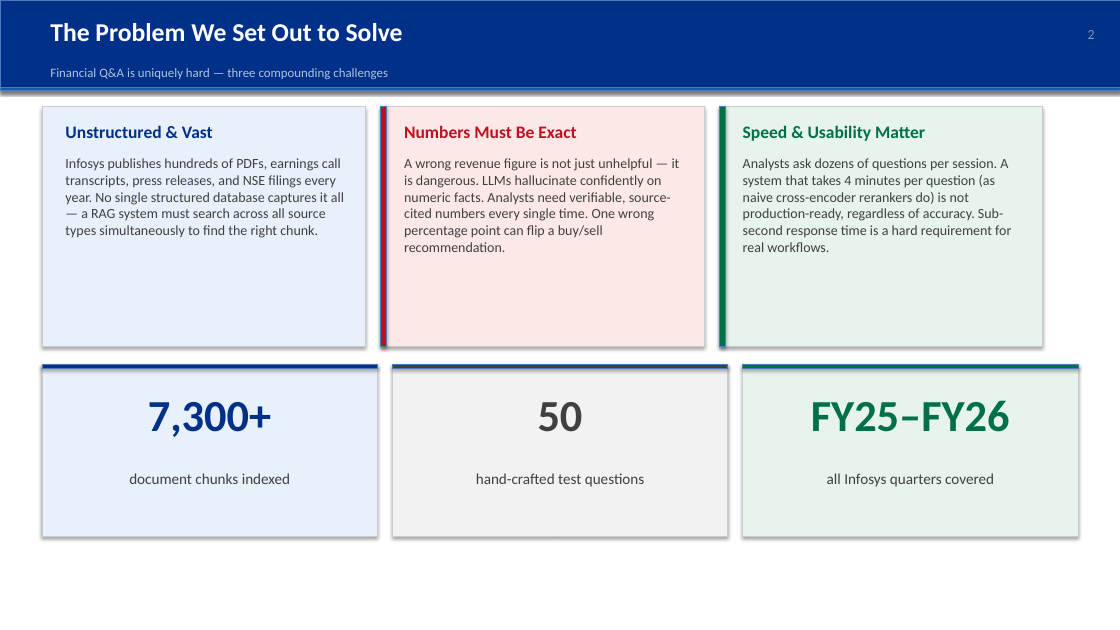
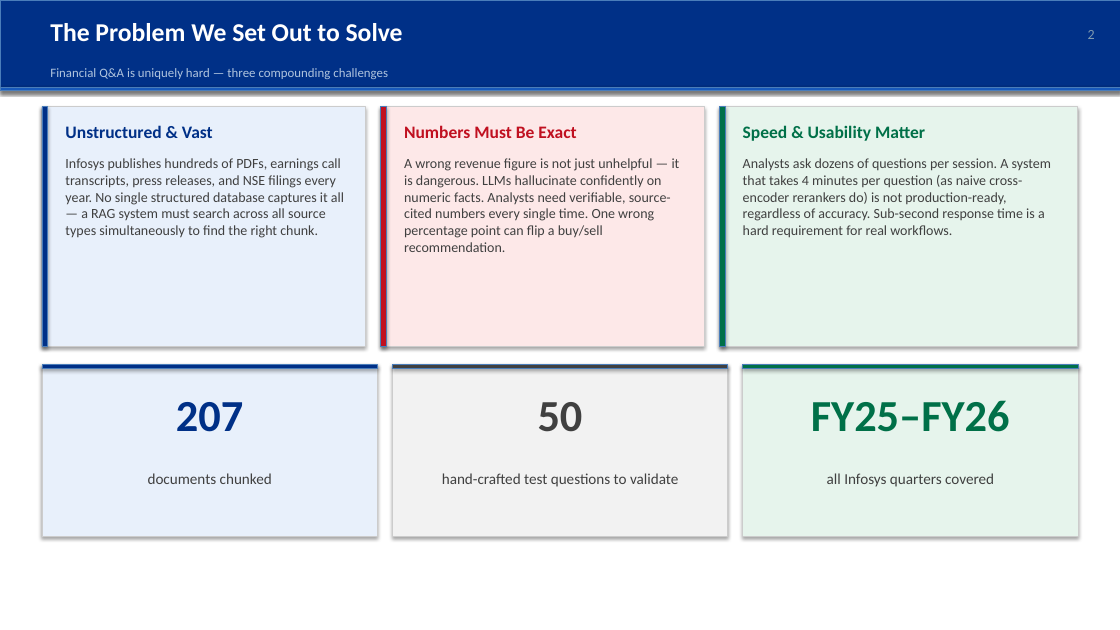
Before and after one commit to nandypi/Group-6-DS-and-AI-Lab-Project, a slide deck: slide 2 of Slides/DSAI_Team_6_Final_Presentation.pptx. Drawn at 1120x630 pixels with LibreOffice and Linux fonts; fonts in the diff are those of the drawing. Boxes give left, top, right and bottom in pixels: in the first picture for what was removed or moved away, otherwise in the second. Text is boxed around its words. In the diff, an @@ line names an element or a change of style, - is before the commit and + after.

```diff
--- a/Slides/DSAI_Team_6_Final_Presentation.pptx
+++ b/Slides/DSAI_Team_6_Final_Presentation.pptx
@@ rectangle added at (x1=42, y1=107, x2=48, y2=346), fill #003087, outline #4A7DBA 0.75 pt @@
@@ rectangle resized from (x1=719, y1=107, x2=1043, y2=346) to (x1=719, y1=107, x2=1078, y2=346) @@
@@ text "Analysts ask dozens of questions ..." rewrapped from (x1=743, y1=158, x2=1011, y2=252) to (x1=743, y1=158, x2=1051, y2=238) @@
@@ text removed at (x1=148, y1=402, x2=271, y2=437) @@
-7,300+
@@ text added at (x1=176, y1=402, x2=243, y2=432), 38 pt, text #003087, bold @@
+207
@@ text removed at (x1=129, y1=473, x2=290, y2=484) @@
-document chunks indexed
@@ text added at (x1=148, y1=473, x2=272, y2=484), 13 pt, text #404040 @@
+documents chunked
@@ text at (x1=442, y1=473, x2=678, y2=487): text changed @@
-hand-crafted test questions
+hand-crafted test questions to validate
```
Also in this commit, not shown: 9 other slides changed.
